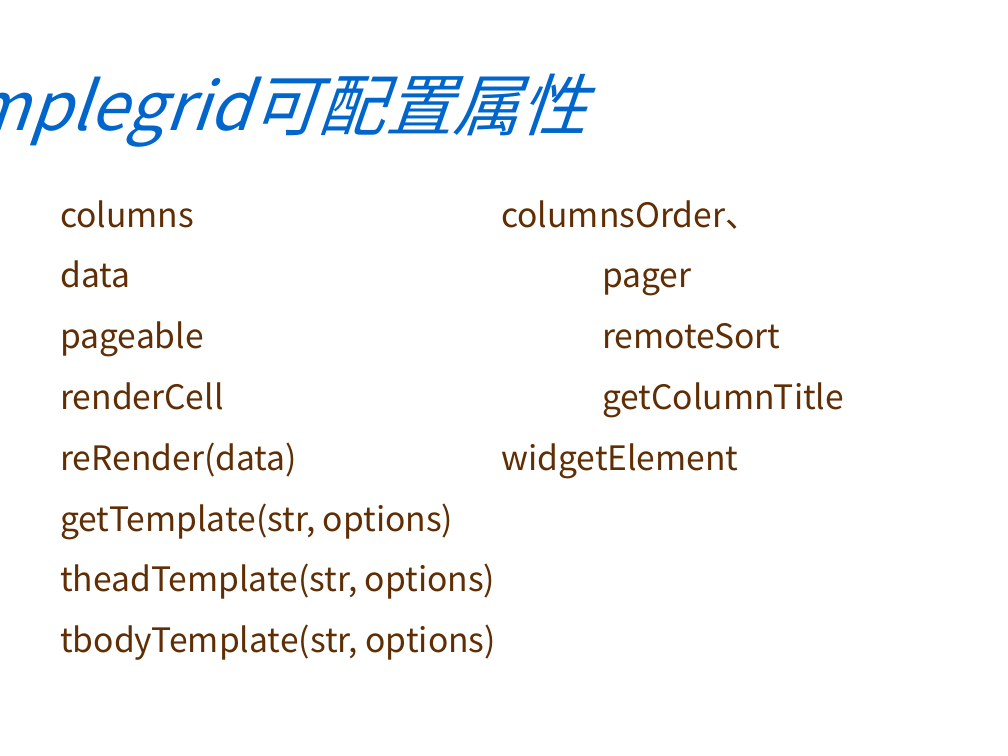
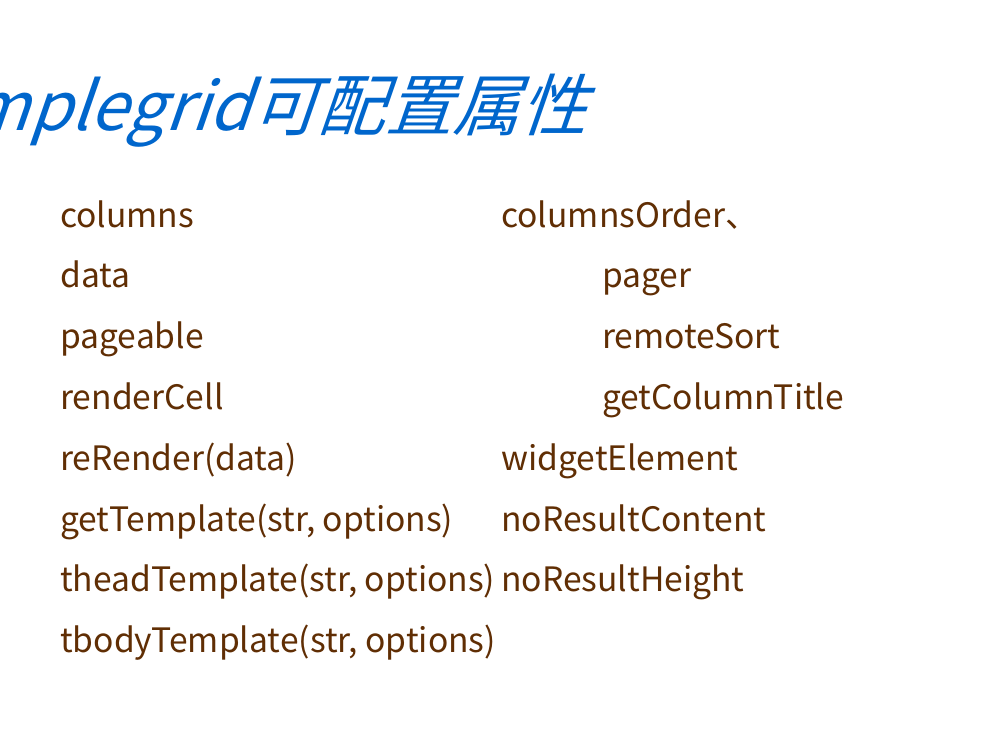
Before and after one commit to RubyLouvre/avalon.oniui, a slide deck: slide 3 of avalonUITrain/oniUI使用分享第三批.ppt. Drawn at 1008x756 pixels with LibreOffice and Linux fonts; fonts in the diff are those of the drawing; background and template pictures are left out. Boxes give left, top, right and bottom in pixels: in the first picture for what was removed or moved away, otherwise in the second. Text is boxed around its words. In the diff, an @@ line names an element or a change of style, - is before the commit and + after.

```diff
--- a/avalonUITrain/oniUI使用分享第三批.ppt
+++ b/avalonUITrain/oniUI使用分享第三批.ppt
@@ text at [60, 503, 766, 600]: text changed @@
-getTemplate(str, options)
-theadTemplate(str, options)
+getTemplate(str, options) noResultContent
+theadTemplate(str, options) noResultHeight
```
Also in this commit, not shown: 15 other files.
